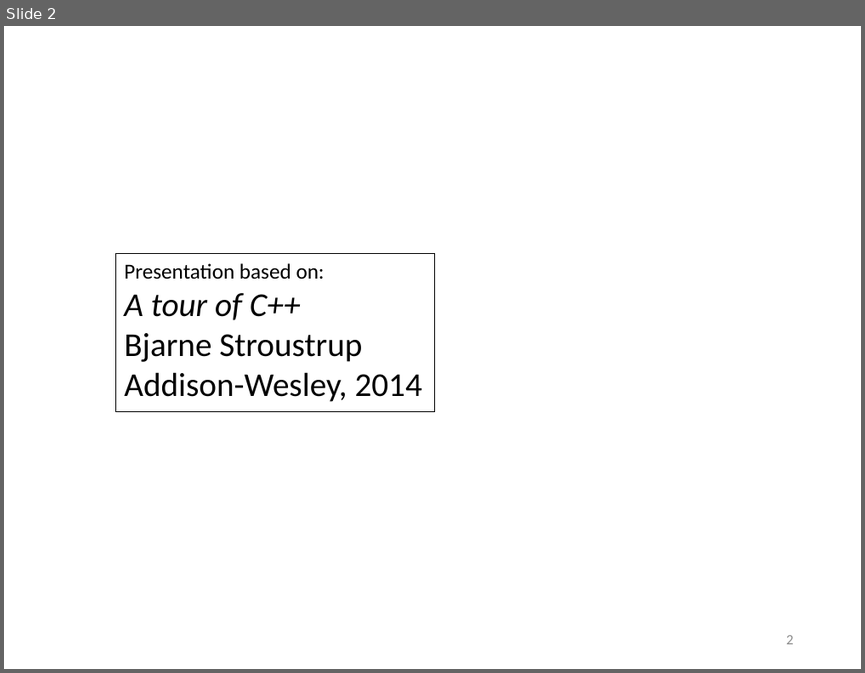
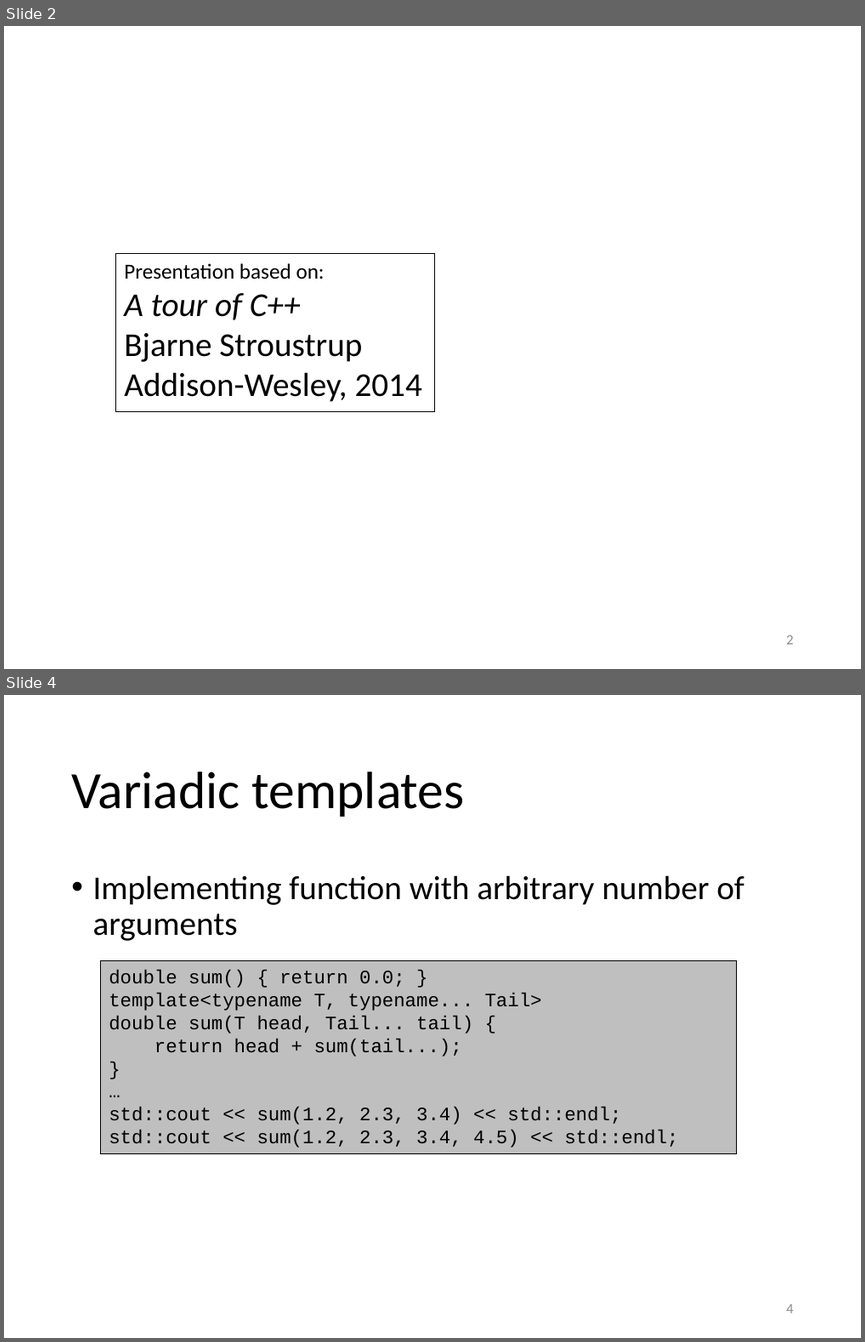
Before and after one commit to gjbex/training-material, a slide deck: CPlusPlus/05_essential_cpp_templates.pptx. Shown one above the other, each under a label of ours: slide 2 before the commit, slides 2 and 4 after it; the slides between them are not shown. The pictures are 865x673 and 865x1342 pixels, drawn with LibreOffice and Linux fonts; fonts in the diff are those of the drawing. Boxes give left, top, right and bottom in pixels: in the first picture for what was removed or moved away, otherwise in the second. Text is boxed around its words. In the diff, an @@ line names an element or a change of style, - is before the commit and + after.

Commit message:
Added slide on variadic templates

```diff
--- a/CPlusPlus/05_essential_cpp_templates.pptx
+++ b/CPlusPlus/05_essential_cpp_templates.pptx
@@ slide 4 added at (x1=4, y1=695, x2=861, y2=1338), background #FFFFFF @@
@@ title added at (x1=71, y1=771, x2=465, y2=817), 44 pt, text #000000 @@
+Variadic templates
@@ text added at (x1=93, y1=875, x2=744, y2=941), 28 pt, text #000000 @@
+• Implementing function with arbitrary number of arguments
@@ rectangle added at (x1=101, y1=960, x2=737, y2=1154), fill #BFBFBF, outline #000000 0.75 pt, 16 pt, text #000000 @@
+double sum() { return 0.0; }
+template<typename T, typename... Tail>
+double sum(T head, Tail... tail) {
+return head + sum(tail...);
+}
+…
+std::cout << sum(1.2, 2.3, 3.4) << std::endl;
+std::cout << sum(1.2, 2.3, 3.4, 4.5) << std::endl;
@@ page number added at (x1=786, y1=1304, x2=793, y2=1313), 12 pt, text #8C8C8C @@
+4
```
Also in this commit, not shown: 2 slides changed.
